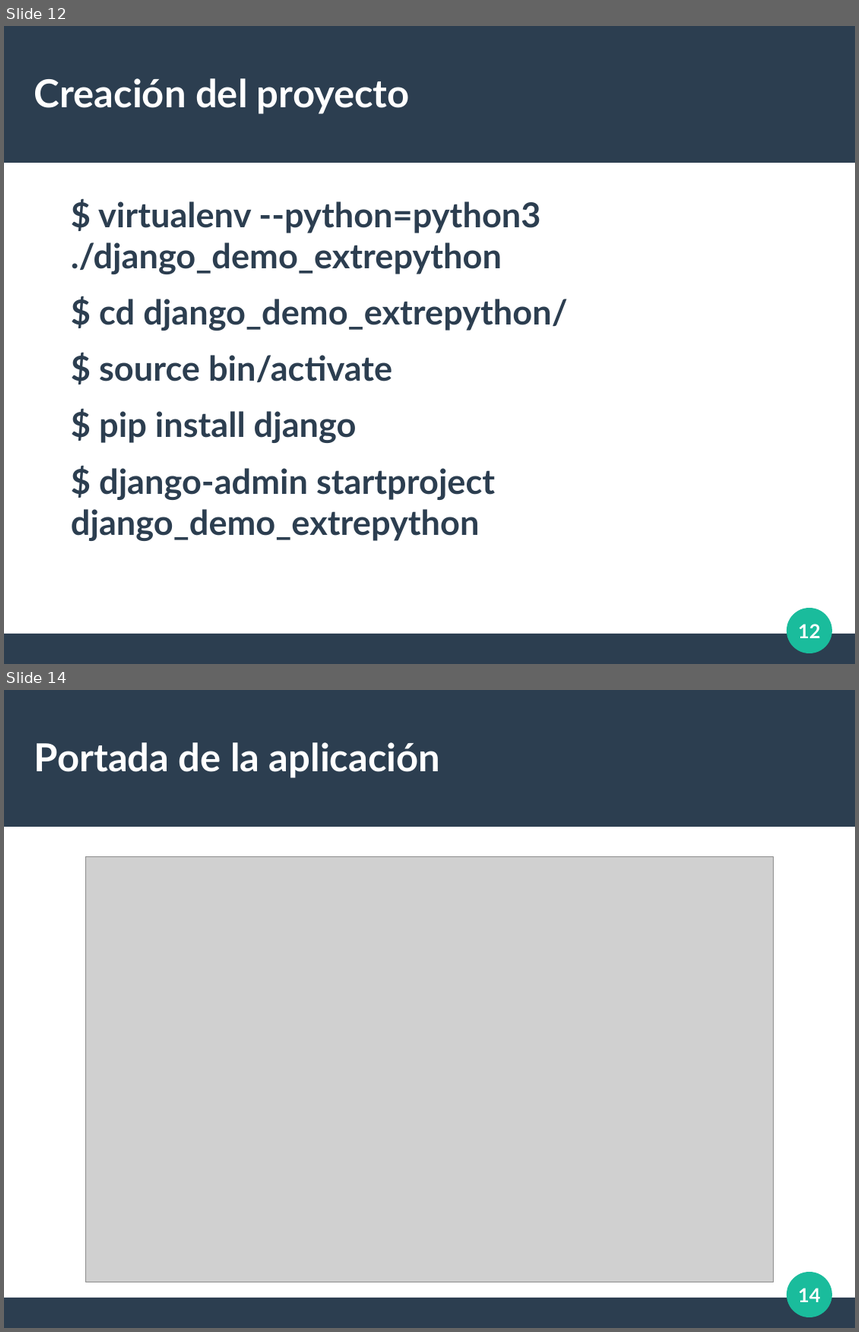
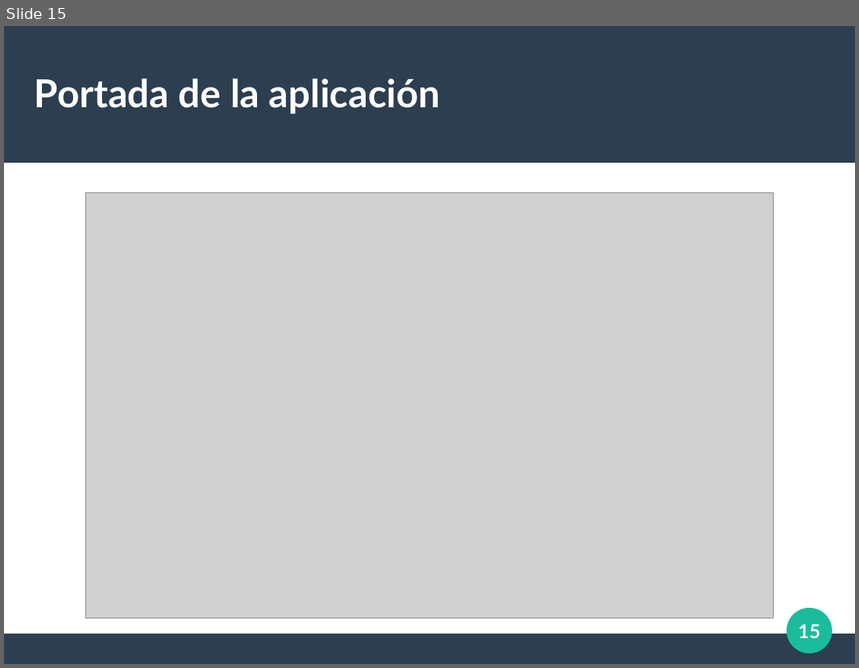
Before and after one commit to albeerto26/DjangoServerHeroku, a slide deck: diapos/Introduccion Django.odp. Shown one above the other, each under a label of ours: slides 12 and 14 before the commit, slide 15 after it; the slides between them are not shown. The pictures are 859x1332 and 859x668 pixels, drawn with LibreOffice and Linux fonts; fonts in the diff are those of the drawing; grey boxes stand for pictures. Boxes give left, top, right and bottom in pixels: in the first picture for what was removed or moved away, otherwise in the second. Text is boxed around its words. In the diff, an @@ line names an element or a change of style, - is before the commit and + after.

```diff
--- a/diapos/Introduccion Django.odp
+++ b/diapos/Introduccion Django.odp
@@ slide 12 removed at [4,26,855,664], background #FFFFFF; not listed: 3 template elements that a slide beside it also shows @@
@@ title removed at [34,78,410,114] @@
-Creación del proyecto
@@ text removed at [71,202,568,541] @@
-$ virtualenv --python=python3 ./django_demo_extrepython
-$ cd django_demo_extrepython/
-$ source bin/activate
-$ pip install django
-$ django-admin startproject django_demo_extrepython
@@ page number removed at [798,624,820,639] @@
-12
@@ what was slide 14 is now slide 15 @@
@@ page number at [798,624,820,639]: text changed @@
-14
+15
```
Also in this commit, not shown: 3 slides changed, 3 slides added, 1 other slide removed, 4 other files.
